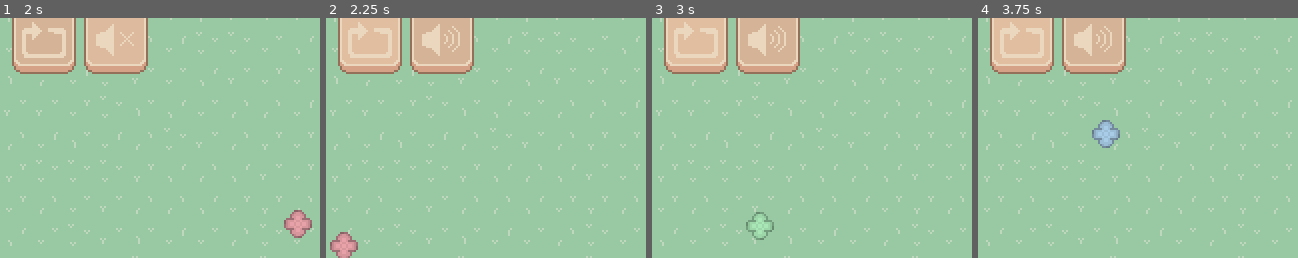
Above: before the commit, frames 1-4 (left to right).
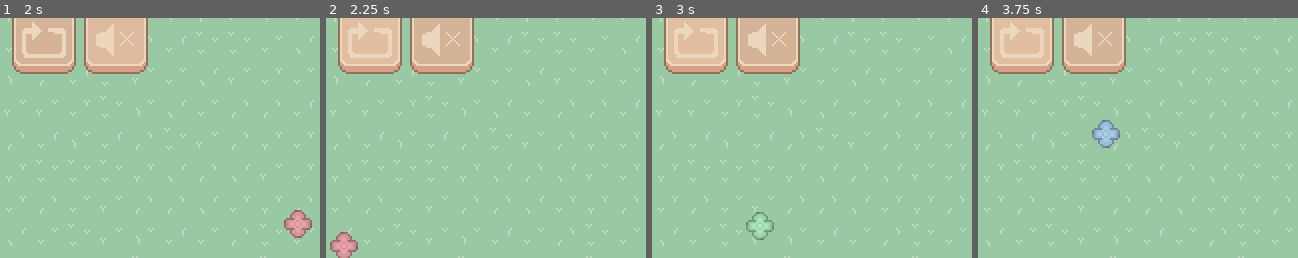
Above: after the commit, the same moments.

Repository: kdxiao/bloom
Game: Godot game, scene res://tile_map.tscn
Same seed, same stepped clock (60 frames per second), same inputs: the game is played once before the commit and once after it. Sound files missing from this copy of the repository are replaced by a short silence.
Inputs (mouse positions are % of the whole screen's width and height, from its top left):
- Up to frame 1 (2 s): click (7, 10) at 0.5 s; click (18, 10) at 1.25 s
- Up to frame 2 (2.25 s): click (7, 9) at 2 s
- Up to frame 3 (3 s): click (7, 9) at 2.75 s
- Up to frame 4 (3.75 s): click (7, 9) at 3.5 s
The pictures show only the part of the screen within x 0-50%, y 5-55%; the shares and areas given below are measured in that part.

Frame 1 is identical in both runs. In frame 2, 0.2% of the frame differs, in the area x 36-42%, y 3-15%; in frame 3, 0.2%; in frame 4, 0.2%.

Commit message:
more button bug

Diff:
--- a/Mute.gd
+++ b/Mute.gd
@@ -13,6 +13,10 @@
 	texture_normal = music_on
 	texture_pressed = music_on_press
 	texture_hover = music_on_hover
+	if AudioServer.is_bus_mute(music_bus):
+		texture_normal = music_off
+		texture_pressed = music_off_press
+		texture_hover = music_off_hover
 
 func _on_pressed():
 	AudioServer.set_bus_mute(music_bus, not AudioServer.is_bus_mute(music_bus))
--- /dev/null
+++ b/mute.tscn
@@ -0,0 +1,15 @@
+[gd_scene load_steps=3 format=3 uid="uid://eoc4vt2tjrca"]
+
+[ext_resource type="Texture2D" uid="uid://dud3empw2dw28" path="res://assets/music_on.png" id="1_cub4a"]
+[ext_resource type="Script" path="res://Mute.gd" id="2_ei70i"]
+
+[node name="Mute" type="TextureButton"]
+offset_left = 42.0
+offset_top = 7.0
+offset_right = 74.0
+offset_bottom = 39.0
+focus_mode = 0
+texture_normal = ExtResource("1_cub4a")
+script = ExtResource("2_ei70i")
+
+[connection signal="pressed" from="." to="." method="_on_pressed"]
--- a/tile_map.gd
+++ b/tile_map.gd
@@ -1,5 +1,4 @@
 extends TileMap
-
 
 var width = 320
 var height = 240
@@ -27,6 +26,8 @@
 		instance.self_modulate = startingColors[i]
 		add_child(instance)
 
+
+
 func _rand_vector():
 	var first = rng.randi_range(minX, maxX)
 	var second = rng.randi_range(minY, maxY)
--- a/tile_map.tscn
+++ b/tile_map.tscn
@@ -11,8 +11,7 @@
 [ext_resource type="Texture2D" uid="uid://dl2pxjc18n0gq" path="res://assets/restart_press.png" id="9_u4hwf"]
 [ext_resource type="Texture2D" uid="uid://dtkiw730vu4pc" path="res://assets/restart_hover.png" id="10_icwa7"]
 [ext_resource type="AudioStream" uid="uid://biwgx3dokekk8" path="res://audio/buzz.wav" id="11_85cay"]
-[ext_resource type="Script" path="res://Mute.gd" id="12_8tef5"]
-[ext_resource type="Texture2D" uid="uid://dud3empw2dw28" path="res://assets/music_on.png" id="12_yptwm"]
+[ext_resource type="PackedScene" uid="uid://eoc4vt2tjrca" path="res://mute.tscn" id="12_lxo5a"]
 
 [sub_resource type="TileSetAtlasSource" id="TileSetAtlasSource_c44ep"]
 texture = ExtResource("1_tnmf2")
@@ -175,16 +174,8 @@
 stream = ExtResource("11_85cay")
 autoplay = true
 
-[node name="Mute" type="TextureButton" parent="."]
-offset_left = 42.0
-offset_top = 7.0
-offset_right = 74.0
-offset_bottom = 39.0
-focus_mode = 0
-texture_normal = ExtResource("12_yptwm")
-script = ExtResource("12_8tef5")
+[node name="Mute" parent="." instance=ExtResource("12_lxo5a")]
 
 [connection signal="pressed" from="Restart" to="." method="_on_button_pressed"]
 [connection signal="pressed" from="Restart/TextureButton" to="." method="_on_texture_button_pressed"]
 [connection signal="finished" from="AudioStreamPlayer" to="." method="_on_audio_stream_player_finished"]
-[connection signal="pressed" from="Mute" to="Mute" method="_on_pressed"]
Not shown: 1 places in tile_map.tscn that only renumber resources
